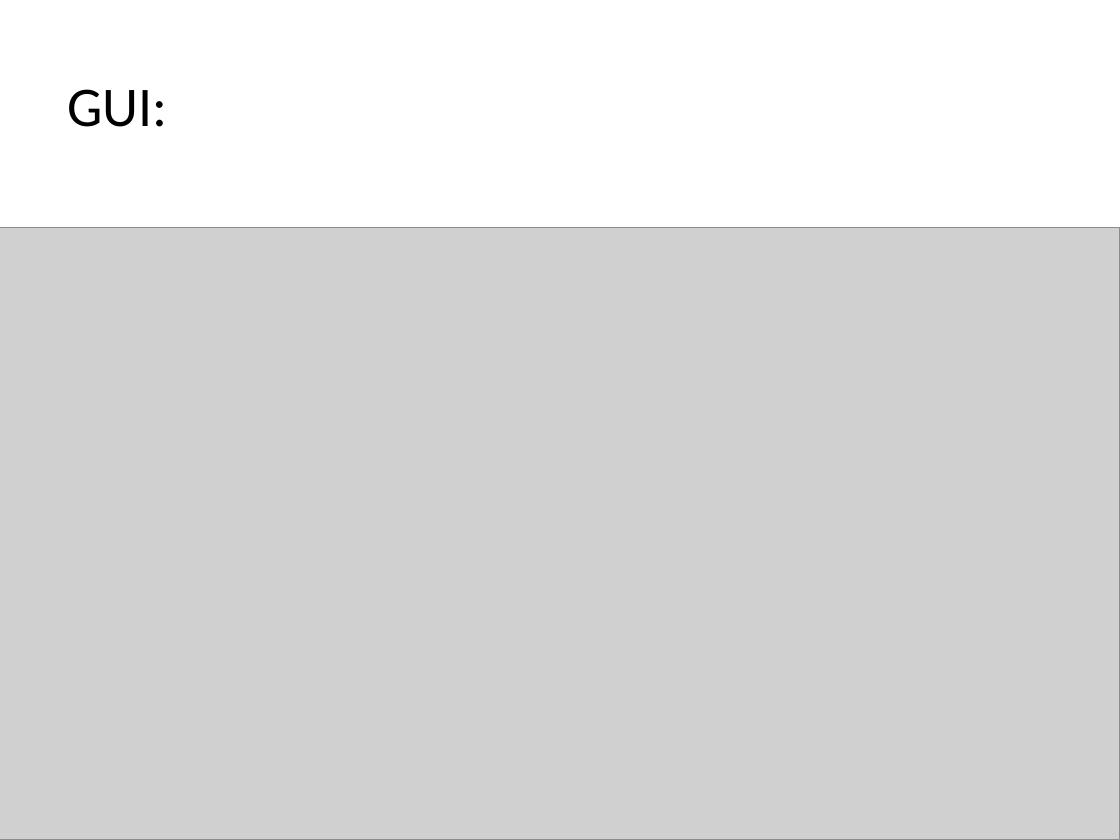
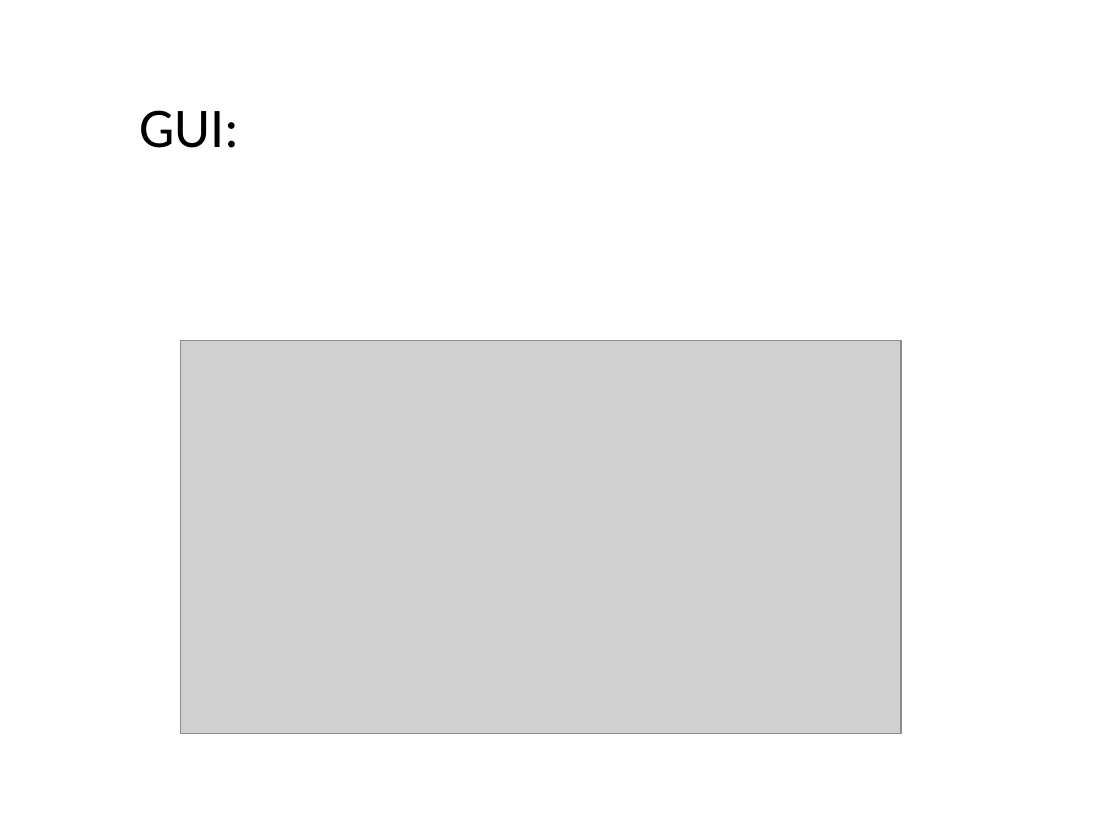
Before and after one commit to IPD8-guofeng/dotnet-group-project, a slide deck: slide 4 of Stock trade and analyst system.pptx. Drawn at 1120x840 pixels with LibreOffice and Linux fonts; fonts in the diff are those of the drawing; grey boxes stand for pictures. Boxes give left, top, right and bottom in pixels: in the first picture for what was removed or moved away, otherwise in the second. Text is boxed around its words. In the diff, an @@ line names an element or a change of style, - is before the commit and + after.

```diff
--- a/Stock trade and analyst system.pptx
+++ b/Stock trade and analyst system.pptx
@@ title "GUI:": place and size @@
-title "GUI:" at (67, 89, 167, 127)
+title "GUI:" at (139, 110, 239, 148)
@@ picture: place and size @@
-picture at (0, 227, 1120, 839)
+picture at (180, 340, 900, 734)
```
Also in this commit, not shown: 10 other slides changed, 10 other files.
